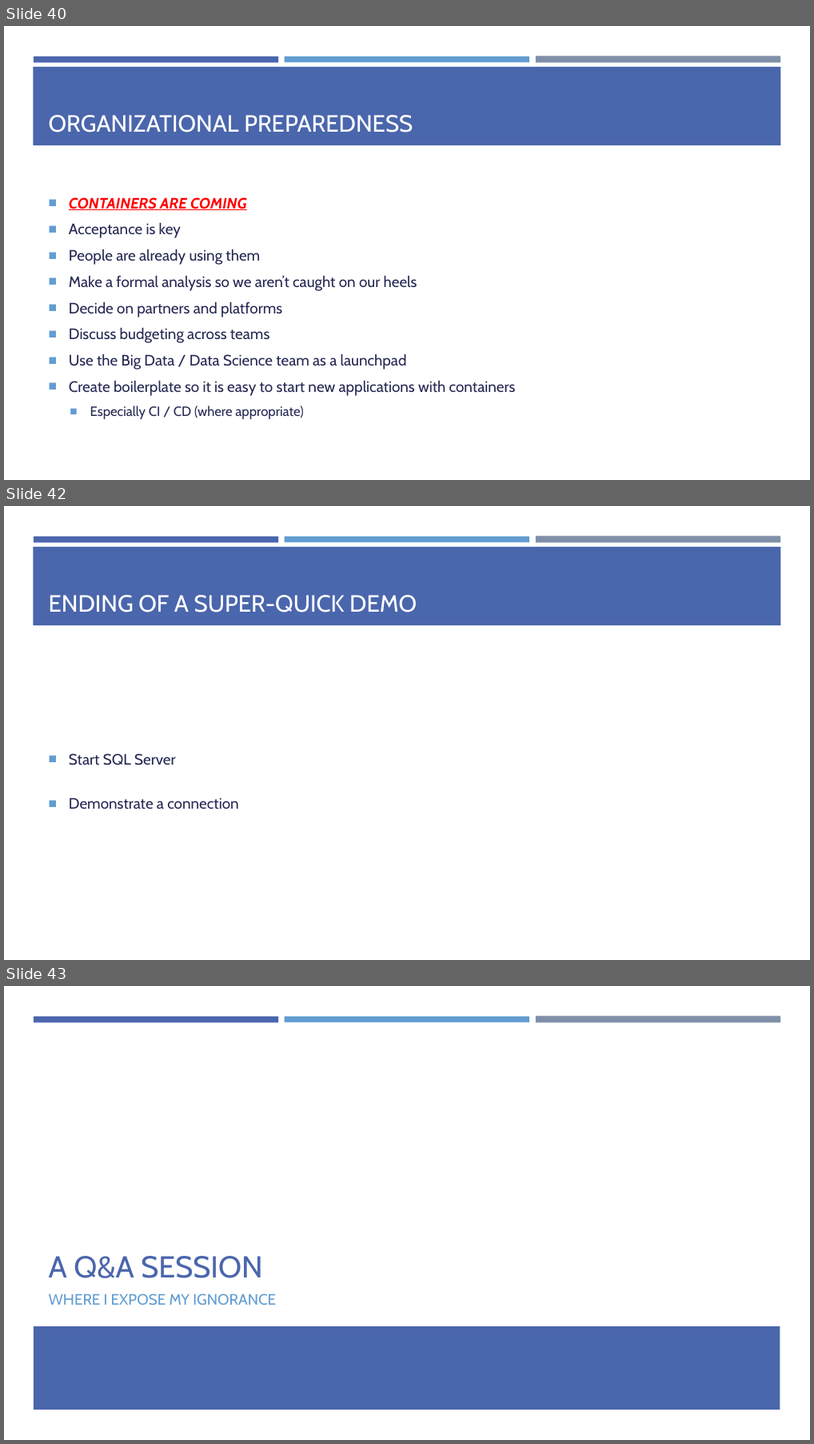
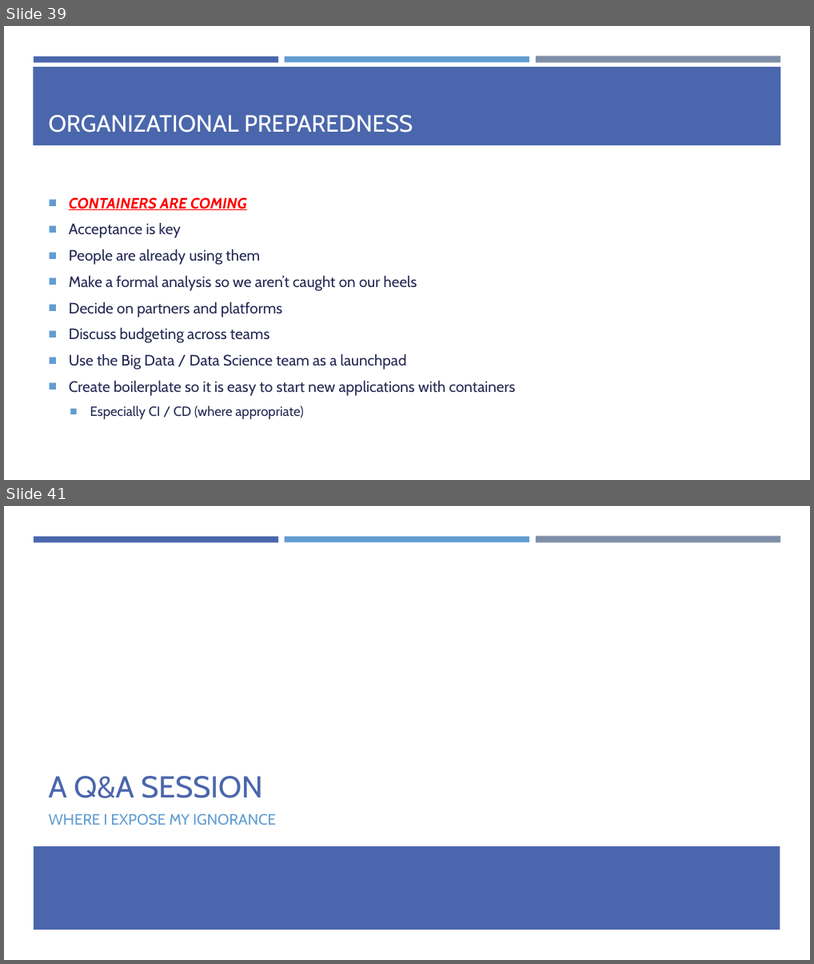
Before and after one commit to EnterpriseProductsLP/introduction-to-docker, a slide deck: presentation/presentation.pptx. Shown one above the other, each under a label of ours: slides 40, 42 and 43 before the commit, slides 39 and 41 after it; the slides between them are not shown. The pictures are 814x1444 and 814x964 pixels, drawn with LibreOffice and Linux fonts; fonts in the diff are those of the drawing. Boxes give left, top, right and bottom in pixels: in the first picture for what was removed or moved away, otherwise in the second. Text is boxed around its words. In the diff, an @@ line names an element or a change of style, - is before the commit and + after.

Commit message:
Minor Removed demo slides, since I can't do the demo on my work laptop.

```diff
--- a/presentation/presentation.pptx
+++ b/presentation/presentation.pptx
@@ slide 42 removed at (x1=4, y1=506, x2=810, y2=960), background #FFFFFF; not listed: 4 template elements that a slide beside it also shows @@
@@ title removed at (x1=49, y1=595, x2=417, y2=612) @@
-ENDING OF A SUPER-QUICK DEMO
@@ text removed at (x1=69, y1=753, x2=239, y2=809) @@
-■ Start SQL Server
-■ Demonstrate a connection
@@ what was slide 40 is now slide 39 @@
@@ what was slide 43 is now slide 41 @@
```
Also in this commit, not shown: 4 slides changed, 1 other slide removed.
